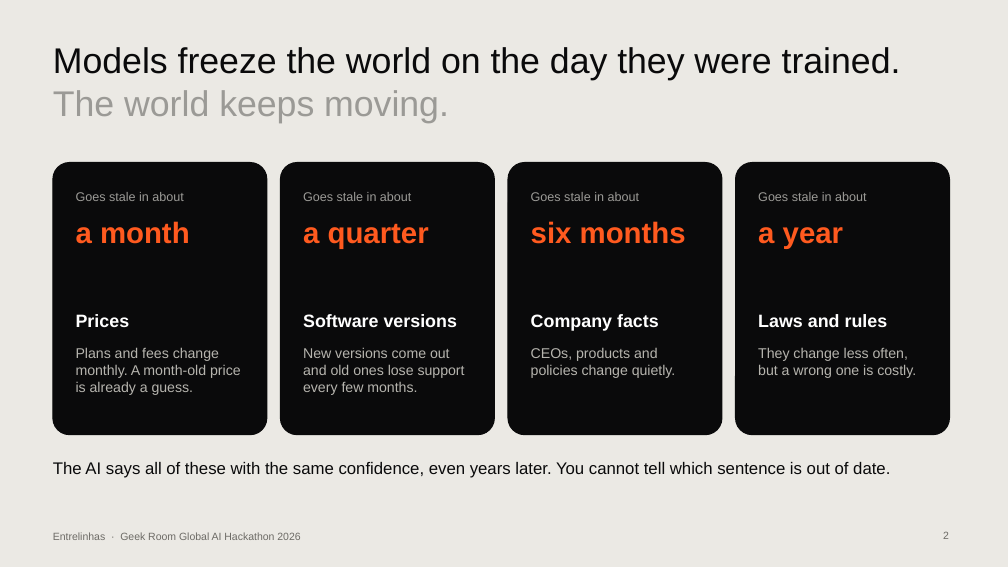
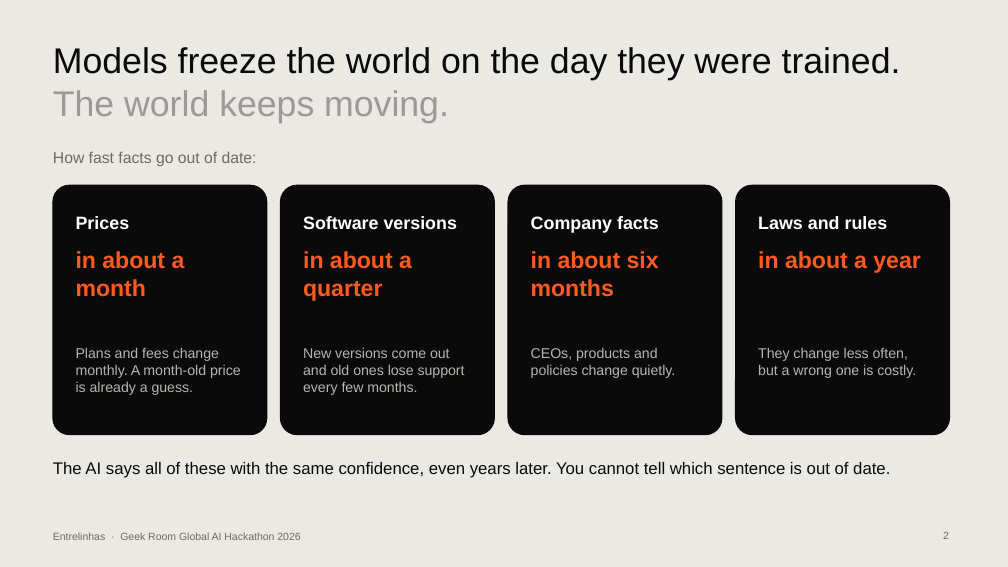
Before and after one commit to contatoalicecandido-lab/entrelinhas, a slide deck: slide 2 of submission/Entrelinhas_Pitch_Deck.pptx. Drawn at 1008x567 pixels with LibreOffice and Linux fonts; fonts in the diff are those of the drawing. Boxes give left, top, right and bottom in pixels: in the first picture for what was removed or moved away, otherwise in the second. Text is boxed around its words. In the diff, an @@ line names an element or a change of style, - is before the commit and + after.

```diff
--- a/submission/Entrelinhas_Pitch_Deck.pptx
+++ b/submission/Entrelinhas_Pitch_Deck.pptx
@@ text added at [53, 151, 257, 166], 15 pt, text #6D6B66 @@
+How fast facts go out of date:
@@ rounded rectangle: place and size @@
-rounded rectangle at [53, 163, 267, 435]
+rounded rectangle at [53, 185, 267, 435]
@@ text removed at [76, 192, 183, 201] @@
-Goes stale in about
@@ rounded rectangle: place and size @@
-rounded rectangle at [281, 163, 495, 435]
+rounded rectangle at [281, 185, 495, 435]
@@ text removed at [303, 192, 411, 201] @@
-Goes stale in about
@@ rounded rectangle: place and size @@
-rounded rectangle at [508, 163, 722, 435]
+rounded rectangle at [508, 185, 722, 435]
@@ text removed at [531, 192, 639, 201] @@
-Goes stale in about
@@ rounded rectangle: place and size @@
-rounded rectangle at [736, 163, 950, 435]
+rounded rectangle at [736, 185, 950, 435]
@@ text removed at [758, 192, 866, 201] @@
-Goes stale in about
@@ 4 texts: place and size @@
-4 texts at [76, 314, 888, 331]
+4 texts at [76, 216, 888, 233]
@@ text at [76, 251, 185, 297]: text changed; size 28 to 22 pt @@
-a month
+in about a month
@@ text at [303, 251, 412, 301]: text changed; size 28 to 22 pt @@
-a quarter
+in about a quarter
@@ text at [531, 251, 659, 297]: text changed; size 28 to 22 pt @@
-six months
+in about six months
@@ text at [758, 251, 920, 273]: text changed; size 28 to 22 pt @@
-a year
+in about a year
```
Also in this commit, not shown: 4 other slides changed.
